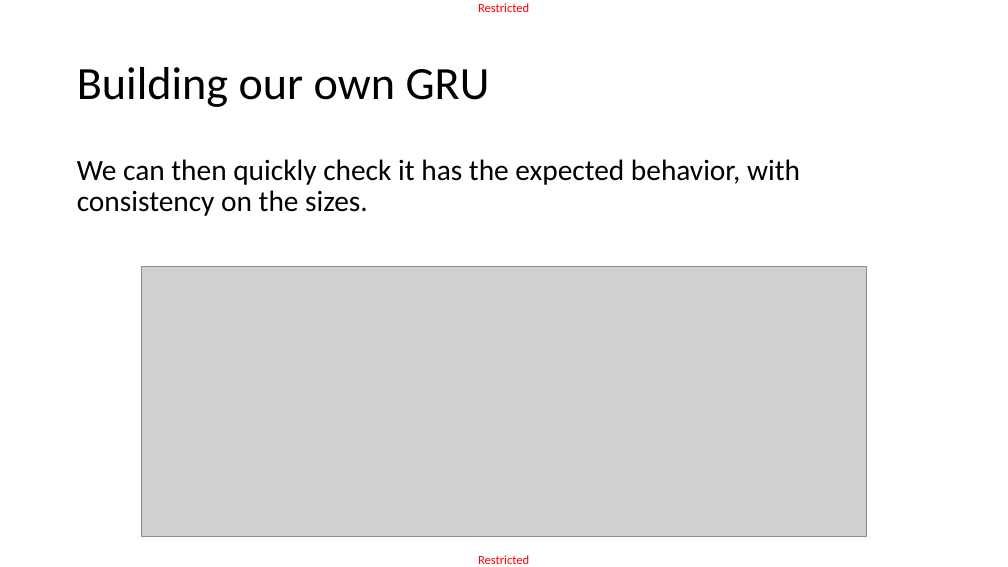
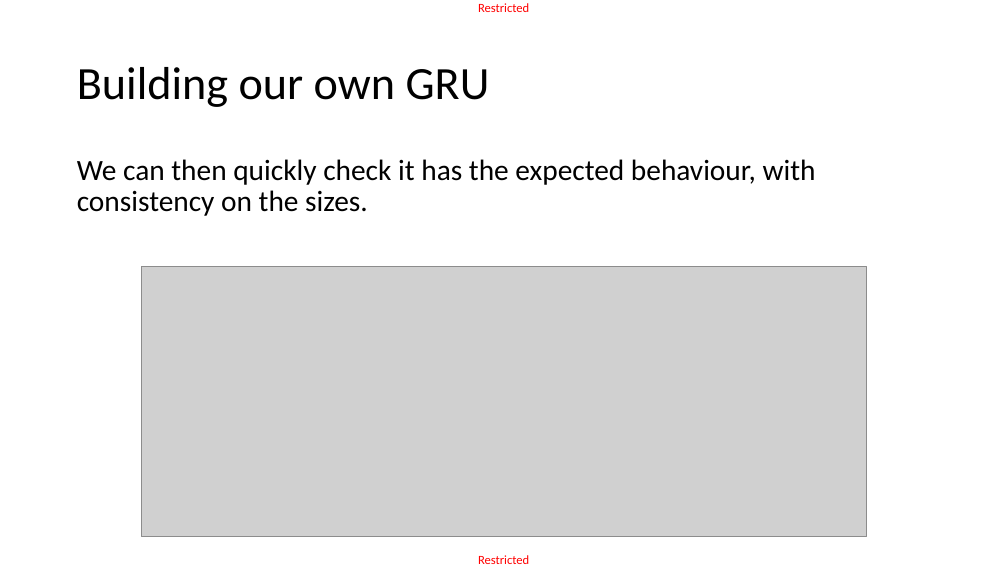
Before and after one commit to matthieudemari/SUTD_DL_50_039, a slide deck: slide 43 of W6/2. W6S2 final/W6S2.pptx (slide 40 before the commit). Drawn at 1008x567 pixels with LibreOffice and Linux fonts; fonts in the diff are those of the drawing; grey boxes stand for pictures. Boxes give left, top, right and bottom in pixels: in the first picture for what was removed or moved away, otherwise in the second. Text is boxed around its words. In the diff, an @@ line names an element or a change of style, - is before the commit and + after.

```diff
--- a/W6/2. W6S2 final/W6S2.pptx
+++ b/W6/2. W6S2 final/W6S2.pptx
@@ text at (77,159,816,216): text changed @@
-We can then quickly check it has the expected behavior, with consistency on the sizes.
+We can then quickly check it has the expected behaviour, with consistency on the sizes.
```
Also in this commit, not shown: 22 other slides changed, 3 slides added, 9 other files.
